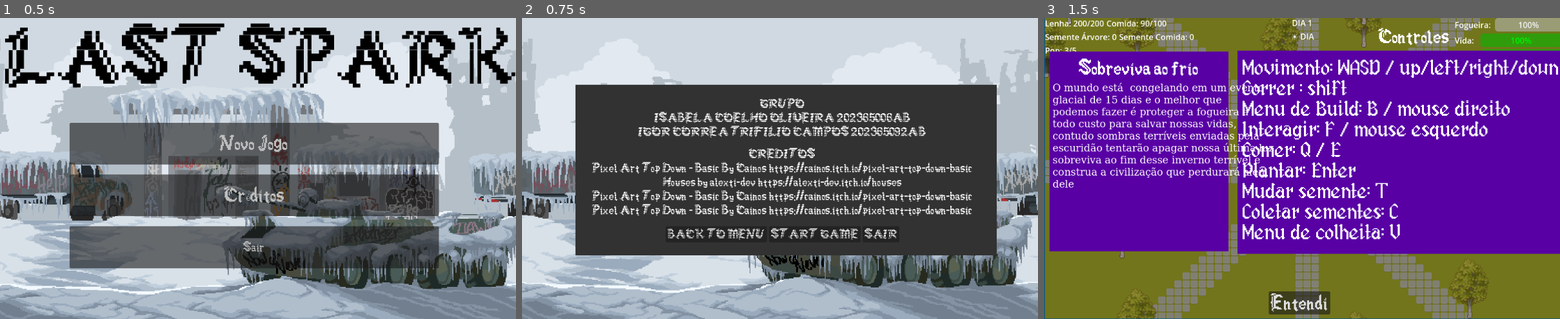
Above: before the commit, frames 1-3 (left to right).
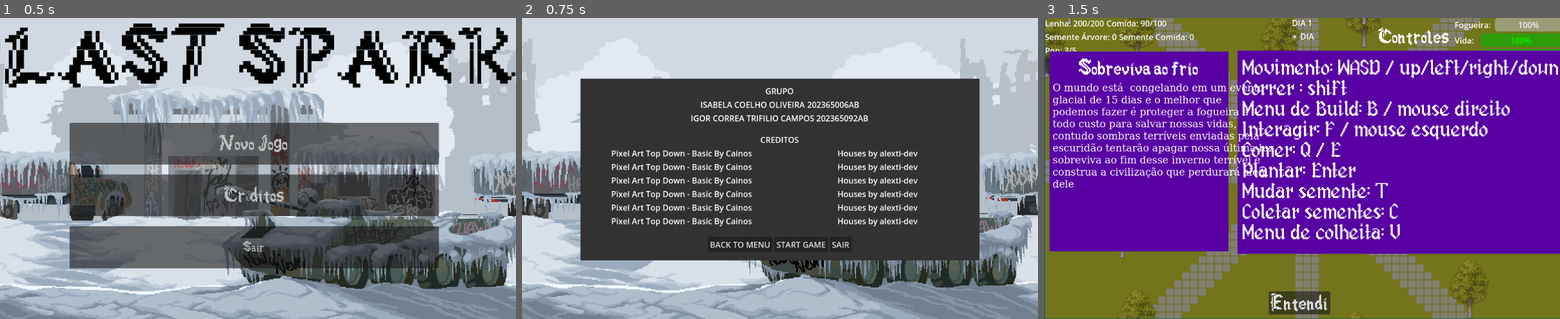
Above: after the commit, the same moments.

Repository: Isabeautiful/last-spark
Game: Godot game, scene res://Scenes/UI/main_menu.tscn
Same seed, same stepped clock (60 frames per second), same inputs: the game is played once before the commit and once after it.
Inputs:
- Up to frame 1 (0.5 s): no input
- Up to frame 2 (0.75 s): click "Créditos" at 0.5 s
- Up to frame 3 (1.5 s): click "START GAME" at 1.25 s

Frame 1 is identical in both runs. In frame 2, 15% of the frame differs, in the area x 10-92%, y 20-81%; in frame 3, nothing differs.

Commit message:
altera layout dos creditos

Diff:
--- a/Scenes/UI/credits.tscn
+++ b/Scenes/UI/credits.tscn
@@ -1,8 +1,7 @@
-[gd_scene load_steps=5 format=3 uid="uid://bk716e8jbwk7u"]
+[gd_scene load_steps=4 format=3 uid="uid://bk716e8jbwk7u"]
 
 [ext_resource type="Texture2D" uid="uid://cbsq0hbkfoalx" path="res://Assets/Background/orig.png" id="1_h87vg"]
 [ext_resource type="Script" uid="uid://84f1s0bnev2p" path="res://Scenes/UI/credits.gd" id="1_q4iv0"]
-[ext_resource type="Theme" uid="uid://dtgrkvhpis27j" path="res://Scenes/UI/main_menu.theme" id="3_lm48m"]
 [ext_resource type="AudioStream" uid="uid://cktqfw4v0jb6w" path="res://Assets/audio/hover/video-game-gui-hovering-sound-417440 (mp3cut.net).mp3" id="5_1g7ho"]
 
 [node name="Credits" type="Control"]
@@ -24,11 +23,18 @@
 texture = ExtResource("1_h87vg")
 
 [node name="ColorRect2" type="ColorRect" parent="."]
-layout_mode = 0
-offset_left = 106.0
-offset_top = 133.0
-offset_right = 942.0
-offset_bottom = 473.0
+layout_mode = 1
+anchors_preset = 8
+anchor_left = 0.5
+anchor_top = 0.5
+anchor_right = 0.5
+anchor_bottom = 0.5
+offset_left = -396.0
+offset_top = -179.0
+offset_right = 396.0
+offset_bottom = 183.0
+grow_horizontal = 2
+grow_vertical = 2
 size_flags_vertical = 3
 color = Color(0.19793725, 0.19793722, 0.19793722, 1)
 
@@ -39,13 +45,12 @@
 anchor_top = 0.5
 anchor_right = 0.5
 anchor_bottom = 0.5
-offset_left = -597.0
-offset_top = -141.0
-offset_right = 607.0
-offset_bottom = 273.0
-grow_horizontal = 2
-grow_vertical = 2
-theme = ExtResource("3_lm48m")
+offset_left = -387.375
+offset_top = -153.0
+offset_right = 387.375
+offset_bottom = 153.0
+grow_horizontal = 2
+grow_vertical = 2
 theme_override_constants/separation = 20
 
 [node name="GrupoContainer" type="VBoxContainer" parent="VBoxContainer"]
@@ -89,52 +94,118 @@
 horizontal_alignment = 1
 
 [node name="Asset1" type="HBoxContainer" parent="VBoxContainer/AssetsContainer"]
-layout_mode = 2
-size_flags_horizontal = 4
-
-[node name="Titulo" type="Label" parent="VBoxContainer/AssetsContainer/Asset1"]
-layout_mode = 2
-text = "Pixel Art Top Down - Basic By Cainos"
+visible = false
+layout_mode = 2
 
 [node name="Link" type="Label" parent="VBoxContainer/AssetsContainer/Asset1"]
 layout_mode = 2
+size_flags_horizontal = 3
 text = "https://cainos.itch.io/pixel-art-top-down-basic"
+horizontal_alignment = 1
+
+[node name="Link2" type="Label" parent="VBoxContainer/AssetsContainer/Asset1"]
+layout_mode = 2
+size_flags_horizontal = 3
+text = "https://alexti-dev.itch.io/houses"
+horizontal_alignment = 1
 
 [node name="Asset2" type="HBoxContainer" parent="VBoxContainer/AssetsContainer"]
 layout_mode = 2
-size_flags_horizontal = 4
 
 [node name="Titulo" type="Label" parent="VBoxContainer/AssetsContainer/Asset2"]
 layout_mode = 2
-text = "Houses by alexti-dev"
-
-[node name="Link" type="Label" parent="VBoxContainer/AssetsContainer/Asset2"]
-layout_mode = 2
-text = "https://alexti-dev.itch.io/houses"
+size_flags_horizontal = 3
+text = "Pixel Art Top Down - Basic By Cainos"
+horizontal_alignment = 1
+vertical_alignment = 1
+
+[node name="Titulo2" type="Label" parent="VBoxContainer/AssetsContainer/Asset2"]
+layout_mode = 2
+size_flags_horizontal = 3
+text = "Houses by alexti-dev"
+horizontal_alignment = 1
+vertical_alignment = 1
 
 [node name="Asset3" type="HBoxContainer" parent="VBoxContainer/AssetsContainer"]
 layout_mode = 2
-size_flags_horizontal = 4
 
 [node name="Titulo" type="Label" parent="VBoxContainer/AssetsContainer/Asset3"]
 layout_mode = 2
-text = "Pixel Art Top Down - Basic By Cainos"
-
-[node name="Link" type="Label" parent="VBoxContainer/AssetsContainer/Asset3"]
-layout_mode = 2
-text = "https://cainos.itch.io/pixel-art-top-down-basic"
+size_flags_horizontal = 3
+text = "Pixel Art Top Down - Basic By Cainos"
+horizontal_alignment = 1
+
+[node name="Titulo2" type="Label" parent="VBoxContainer/AssetsContainer/Asset3"]
+layout_mode = 2
+size_flags_horizontal = 3
+text = "Houses by alexti-dev"
+horizontal_alignment = 1
 
 [node name="Asset4" type="HBoxContainer" parent="VBoxContainer/AssetsContainer"]
 layout_mode = 2
-size_flags_horizontal = 4
 
 [node name="Titulo" type="Label" parent="VBoxContainer/AssetsContainer/Asset4"]
 layout_mode = 2
-text = "Pixel Art Top Down - Basic By Cainos"
-
-[node name="Link" type="Label" parent="VBoxContainer/AssetsContainer/Asset4"]
-layout_mode = 2
-text = "https://cainos.itch.io/pixel-art-top-down-basic"
+size_flags_horizontal = 3
+text = "Pixel Art Top Down - Basic By Cainos"
+horizontal_alignment = 1
+
+[node name="Titulo2" type="Label" parent="VBoxContainer/AssetsContainer/Asset4"]
+layout_mode = 2
+size_flags_horizontal = 3
+text = "Houses by alexti-dev"
+horizontal_alignment = 1
+
+[node name="Asset5" type="HBoxContainer" parent="VBoxContainer/AssetsContainer"]
+layout_mode = 2
+
+[node name="Titulo" type="Label" parent="VBoxContainer/AssetsContainer/Asset5"]
+layout_mode = 2
+size_flags_horizontal = 3
+text = "Pixel Art Top Down - Basic By Cainos"
+horizontal_alignment = 1
+vertical_alignment = 1
+
+[node name="Titulo2" type="Label" parent="VBoxContainer/AssetsContainer/Asset5"]
+layout_mode = 2
+size_flags_horizontal = 3
+text = "Houses by alexti-dev"
+horizontal_alignment = 1
+vertical_alignment = 1
+
+[node name="Asset6" type="HBoxContainer" parent="VBoxContainer/AssetsContainer"]
+layout_mode = 2
+
+[node name="Titulo" type="Label" parent="VBoxContainer/AssetsContainer/Asset6"]
+layout_mode = 2
+size_flags_horizontal = 3
+text = "Pixel Art Top Down - Basic By Cainos"
+horizontal_alignment = 1
+vertical_alignment = 1
+
+[node name="Titulo2" type="Label" parent="VBoxContainer/AssetsContainer/Asset6"]
+layout_mode = 2
+size_flags_horizontal = 3
+text = "Houses by alexti-dev"
+horizontal_alignment = 1
+vertical_alignment = 1
+
+[node name="Asset7" type="HBoxContainer" parent="VBoxContainer/AssetsContainer"]
+layout_mode = 2
+
+[node name="Titulo" type="Label" parent="VBoxContainer/AssetsContainer/Asset7"]
+layout_mode = 2
+size_flags_horizontal = 3
+text = "Pixel Art Top Down - Basic By Cainos"
+horizontal_alignment = 1
+vertical_alignment = 1
+
+[node name="Titulo2" type="Label" parent="VBoxContainer/AssetsContainer/Asset7"]
+layout_mode = 2
+size_flags_horizontal = 3
+text = "Houses by alexti-dev"
+horizontal_alignment = 1
+vertical_alignment = 1
 
 [node name="BotoesContainer" type="HBoxContainer" parent="VBoxContainer"]
 layout_mode = 2
